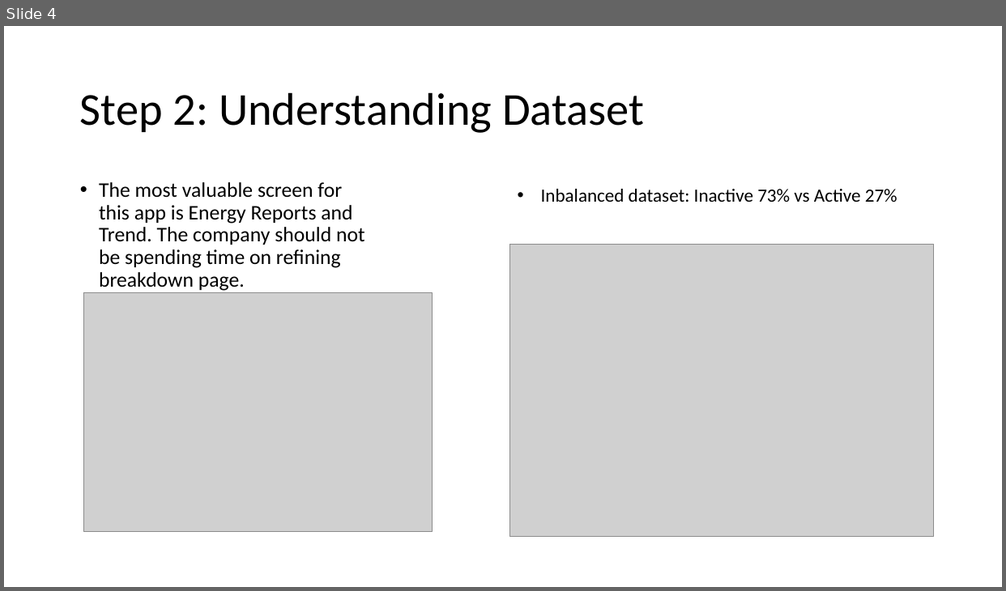
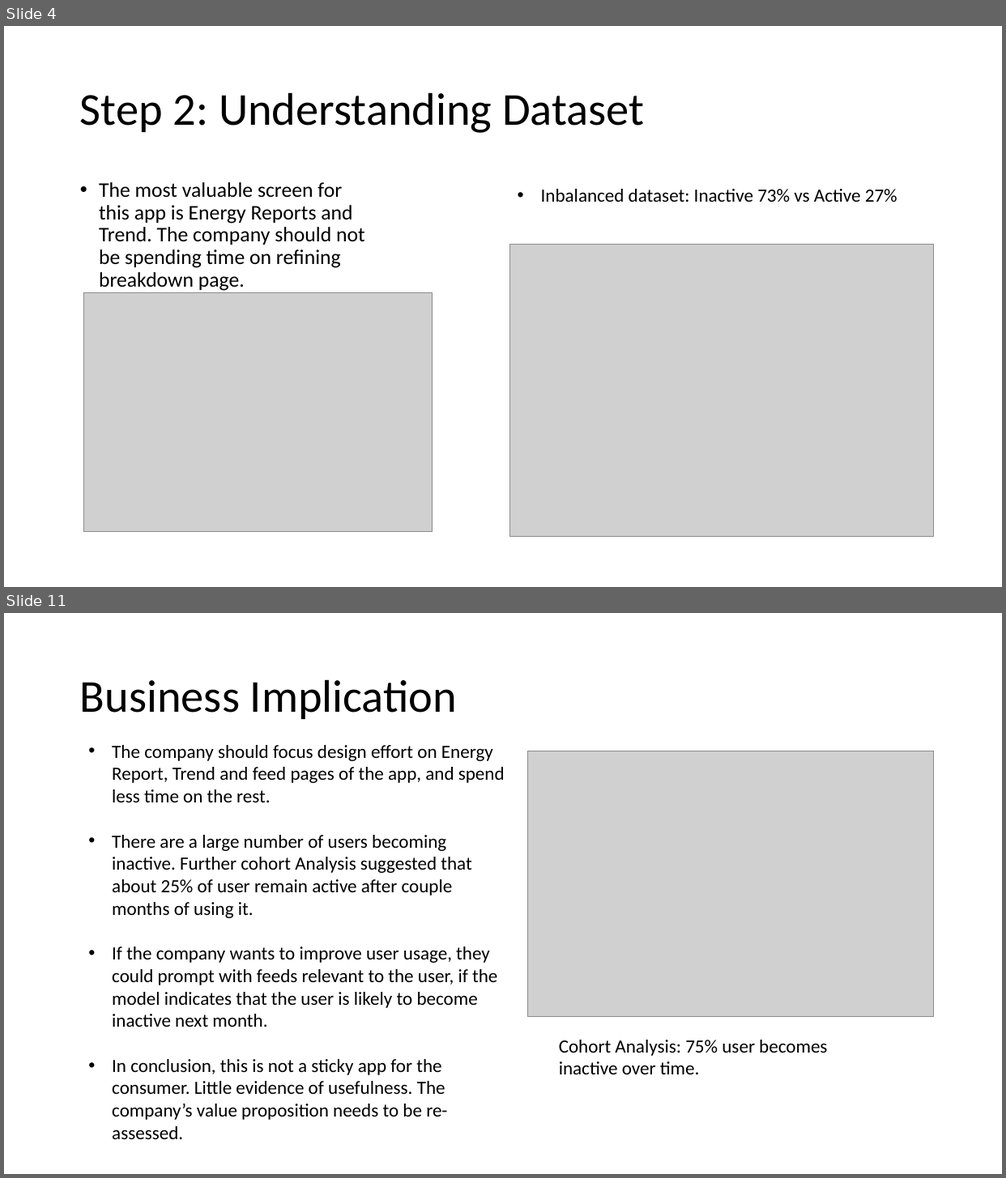
Before and after one commit to alexxlu/dsc-3-final-project-online-ds-pt-100118, a slide deck: Project3 Presentation.pptx. Shown one above the other, each under a label of ours: slide 4 before the commit, slides 4 and 11 after it; the slides between them are not shown. The pictures are 1006x591 and 1006x1178 pixels, drawn with LibreOffice and Linux fonts; fonts in the diff are those of the drawing; grey boxes stand for pictures. Boxes give left, top, right and bottom in pixels: in the first picture for what was removed or moved away, otherwise in the second. Text is boxed around its words. In the diff, an @@ line names an element or a change of style, - is before the commit and + after.

```diff
--- a/Project3 Presentation.pptx
+++ b/Project3 Presentation.pptx
@@ slide 11 added at (4, 613, 1002, 1174), background #FFFFFF @@
@@ title added at (80, 679, 458, 719), 44 pt, text #000000 @@
+Business Implication
@@ text added at (112, 745, 505, 1139), 18 pt, text #000000 @@
+• The company should focus design effort on Energy Report, Trend and feed pages of the app, and spend less time on the rest.
+• There are a large number of users becoming inactive. Further cohort Analysis suggested that about 25% of user remain active after couple months of using it.
+• If the company wants to improve user usage, they could prompt with feeds relevant to the user, if the model indicates that the user is likely to become inactive next month.
+• In conclusion, this is not a sticky app for the consumer. Little evidence of usefulness. The company’s value proposition needs to be re-assessed.
@@ picture added at (527, 752, 933, 1016) @@
@@ text added at (559, 1040, 827, 1075), 18 pt, text #000000 @@
+Cohort Analysis: 75% user becomes inactive over time.
```
Also in this commit, not shown: 8 slides changed, 1 slide removed, 19 other files.
